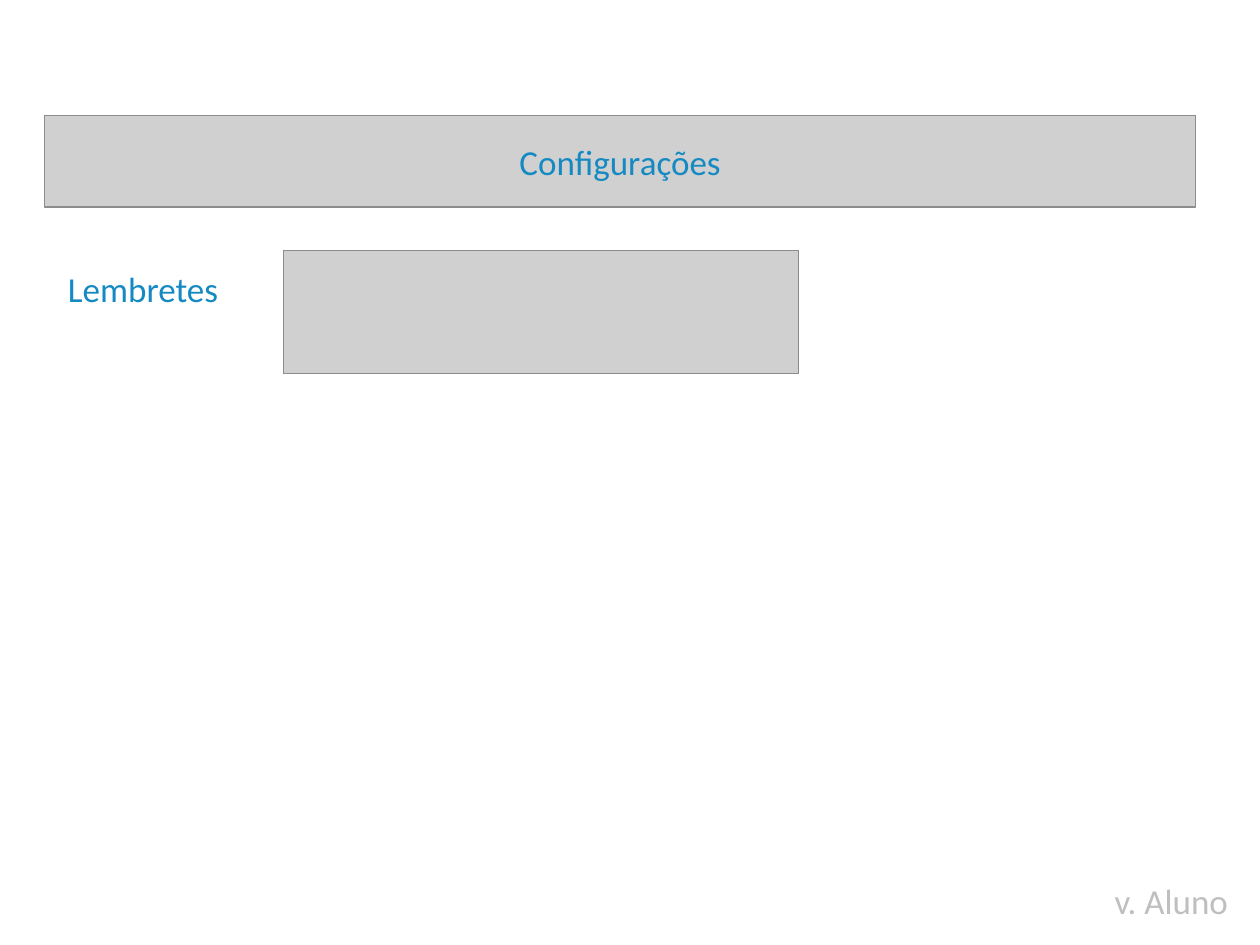
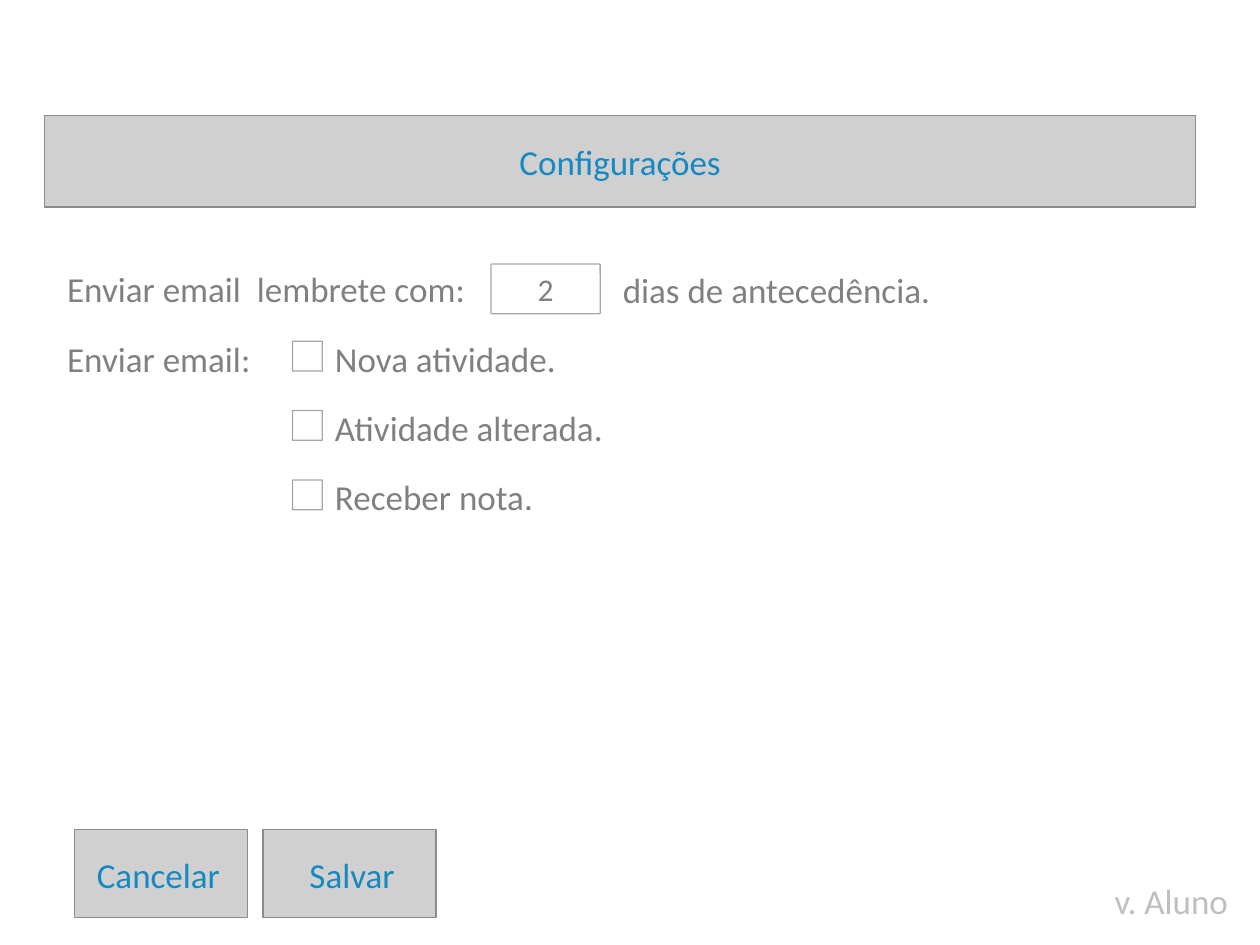
Before and after one commit to djtcin/task-center, a slide deck: slide 14 of prototipo/protótipo.pptx. Drawn at 1260x945 pixels with LibreOffice and Linux fonts; fonts in the diff are those of the drawing; grey boxes stand for pictures; background and template pictures are left out. Boxes give left, top, right and bottom in pixels: in the first picture for what was removed or moved away, otherwise in the second. Text is boxed around its words. In the diff, an @@ line names an element or a change of style, - is before the commit and + after.

```diff
--- a/prototipo/protótipo.pptx
+++ b/prototipo/protótipo.pptx
@@ picture removed at <box>284,251,799,373</box> @@
@@ rounded rectangle added at <box>491,265,601,314</box>, fill #FFFFFF, outline #A6A6A6 0.75 pt, 18 pt, text #808080 @@
+2
@@ text at <box>67,278,464,302</box>: text changed; text colour #158AC2 to #808080 @@
-Lembretes
+Enviar email lembrete com:
@@ text added at <box>623,279,930,303</box>, 20 pt, text #808080 @@
+dias de antecedência.
@@ text added at <box>67,348,251,372</box>, 20 pt, text #808080 @@
+Enviar email:
@@ rounded rectangle added at <box>292,341,323,372</box>, fill #FFFFFF, outline #A6A6A6 0.75 pt @@
@@ text added at <box>335,348,556,372</box>, 20 pt, text #808080 @@
+Nova atividade.
@@ rounded rectangle added at <box>292,411,323,441</box>, fill #FFFFFF, outline #A6A6A6 0.75 pt @@
@@ text added at <box>335,417,603,441</box>, 20 pt, text #808080 @@
+Atividade alterada.
@@ rounded rectangle added at <box>292,480,323,510</box>, fill #FFFFFF, outline #A6A6A6 0.75 pt @@
@@ text added at <box>335,486,533,510</box>, 20 pt, text #808080 @@
+Receber nota.
@@ picture added at <box>74,829,248,917</box> @@
@@ picture added at <box>263,829,437,917</box> @@
@@ text added at <box>97,863,220,889</box>, 20 pt, text #158AC2 @@
+Cancelar
@@ text added at <box>309,863,394,889</box>, 20 pt, text #158AC2 @@
+Salvar
```
Also in this commit, not shown: 9 other slides changed, 9 slides added, 1 slide removed, 54 other files.
